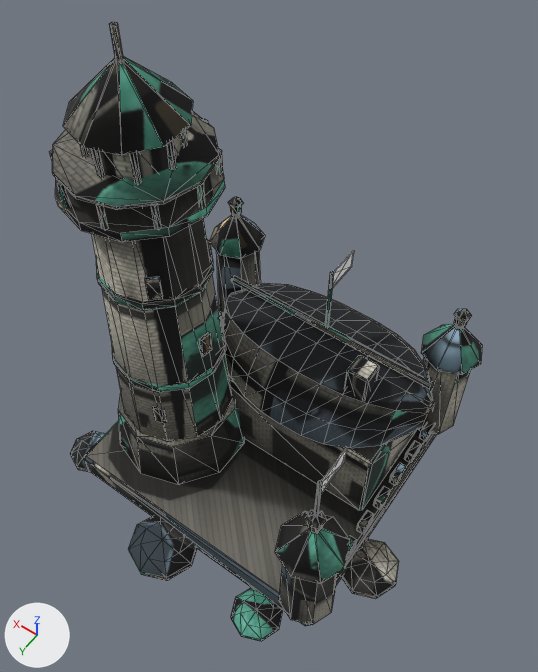
The glTF model public/models/salz_hq.glb as it was, and as the next commit left it.
One viewpoint serves both versions: a camera (50 mm lens) standing at (-4.51, 6.32, 13.68) and looking at (-0.24, 0.35, 4.3). The axes (+X, +Y, +Z) are drawn at lower left. The lights are the same throughout. The picture after the commit comes second. Mesh edges are drawn as thin lines. Vertices at exactly the same position are counted once.

Names of what the first picture shows: 'salz_hq' and 2 more.
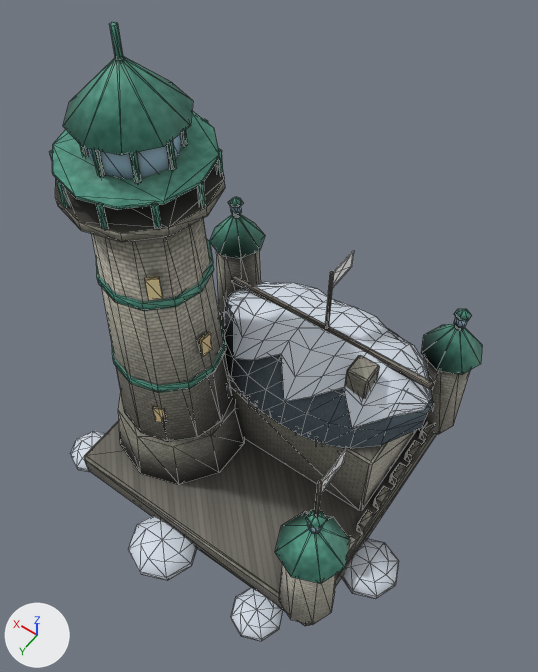
What changed in the scene script:
```text
Add mat_schnee:
    mat_schnee = principled_material('Schnee')
    mat_schnee.base_color = (0.665, 0.723, 0.807)  # white #d5dde8
Change me_terrasse:
    used by ob_salz_hq; location = (0.0, 0.0, 0.0)
    remove me_terrasse.from_pydata(...)  # 1766 vertices, 3076 faces; spans x -3.57..3.57, y -3.15..3.57, z -0.25..9.25
    add me_terrasse.from_pydata(...)  # 1596 vertices, 2756 faces; spans x -3.03..3.03, y -3.15..2.88, z -0.01..9.25
    me_terrasse part 1: the loose piece of 34 vertices spanning x -0.27..1.07, y 2.23..3.57, z -0.25..0.25 is deleted
    me_terrasse part 2: the loose piece of 34 vertices spanning x -2.28..-1.32, y 2.42..3.38, z -0.18..0.18 is deleted
    me_terrasse part 3: the loose piece of 34 vertices spanning x 2.42..3.38, y 1.72..2.68, z -0.18..0.18 is deleted
    me_terrasse part 4: the loose piece of 34 vertices spanning x -3.57..-2.43, y 0.43..1.57, z -0.22..0.22 is deleted
    me_terrasse part 5: 2707 kept faces spanning x -3.03..3.03, y -3.15..2.88, z -0.01..9.25 get new texture (UV) coordinates
    other edits to the shape of me_terrasse do not show in these pictures
Add me_schneedecke:
    me_schneedecke.from_pydata(...)  # 447 vertices, 740 faces; spans x -3.57..3.57, y -2.01..3.57, z -0.25..3.77
    me_schneedecke.materials.append(mat_schnee)  # white #d5dde8
Add ob_schnee:
    ob_schnee = bpy.data.objects.new('Schnee', me_schneedecke)
    ob_schnee.location = (0.0, 0.0, 0.0)
```

Where the change shows, as pixel boxes [x1, y1, x2, y2] in the pictures (538 x 672 px):
'salz_hq', reshaped: before [49, 22, 482, 641]; after [49, 22, 482, 626]
'Schnee', added: after [70, 282, 432, 641]
part 1 of me_terrasse, deleted: before [128, 516, 197, 581]
part 2 of me_terrasse, deleted: before [231, 588, 283, 641]
part 3 of me_terrasse, deleted: before [70, 431, 106, 472]
part 4 of me_terrasse, deleted: before [342, 539, 399, 599]
part 5 of me_terrasse, surface changed: [49, 22, 482, 626] in both
